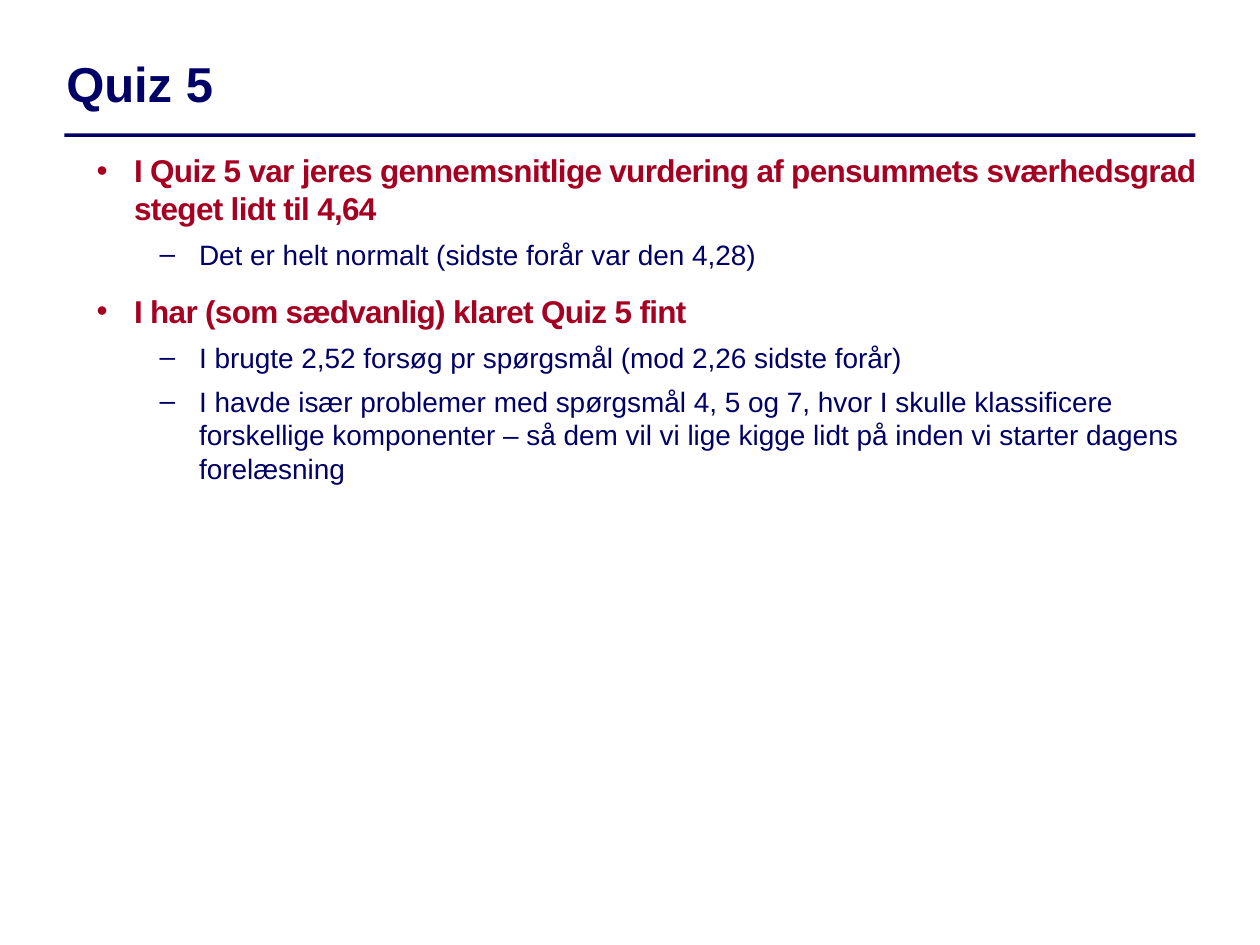
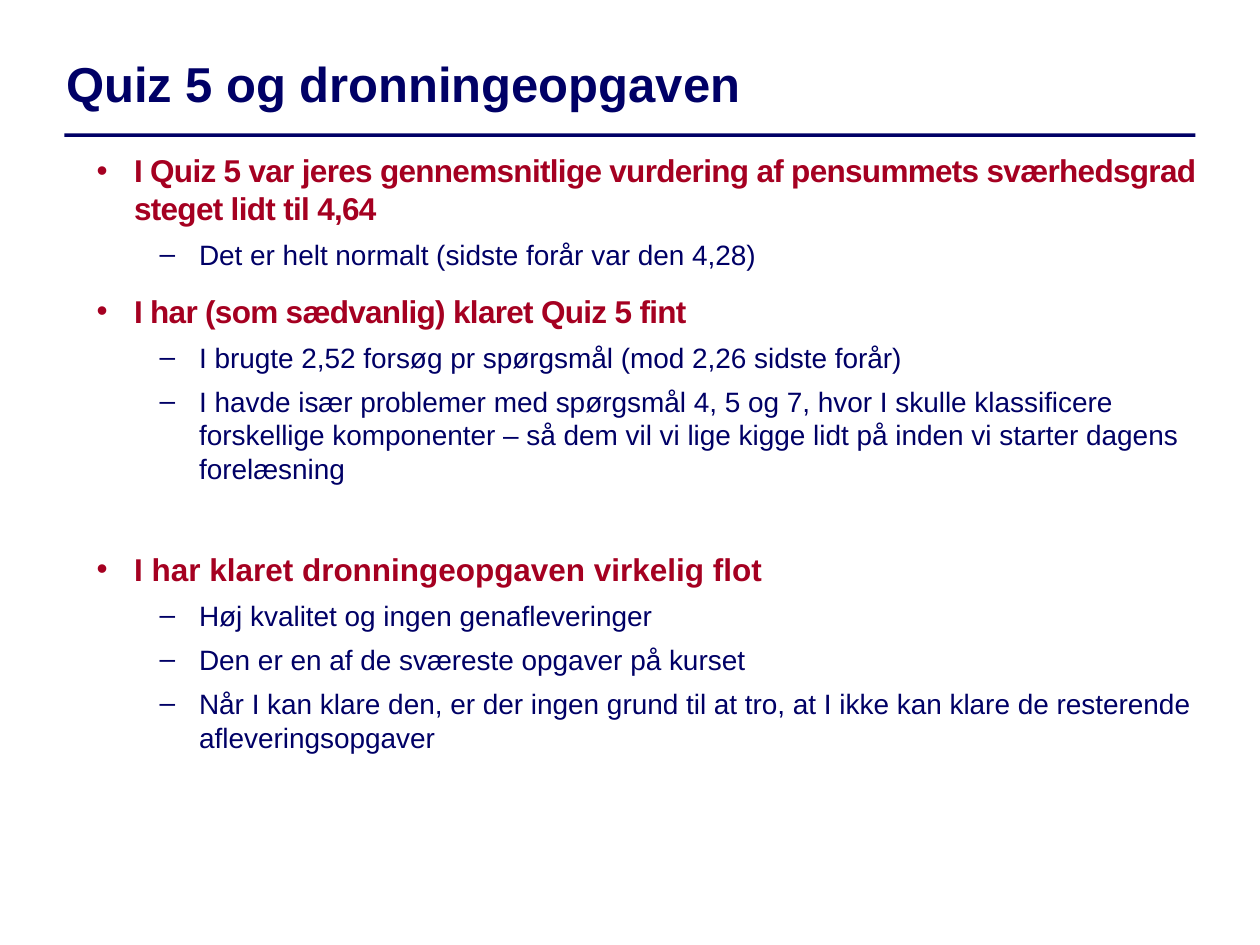
Before and after one commit to IntProgAU/Materiale, a slide deck: slide 3 of web/g22/status/Status6.pptx. Drawn at 1260x945 pixels with LibreOffice and Linux fonts; fonts in the diff are those of the drawing. Boxes give left, top, right and bottom in pixels: in the first picture for what was removed or moved away, otherwise in the second. Text is boxed around its words. In the diff, an @@ line names an element or a change of style, - is before the commit and + after.

```diff
--- a/web/g22/status/Status6.pptx
+++ b/web/g22/status/Status6.pptx
@@ text at [66,66,740,112]: text changed @@
-Quiz 5
+Quiz 5 og dronningeopgaven
@@ text at [134,558,1190,753]: paragraphs added @@
+  • I har klaret dronningeopgaven virkelig flot
+  – Høj kvalitet og ingen genafleveringer
+  – Den er en af de sværeste opgaver på kurset
+  – Når I kan klare den, er der ingen grund til at tro, at I ikke kan klare de resterende afleveringsopgaver
```
Also in this commit, not shown: 1 other slide changed.
